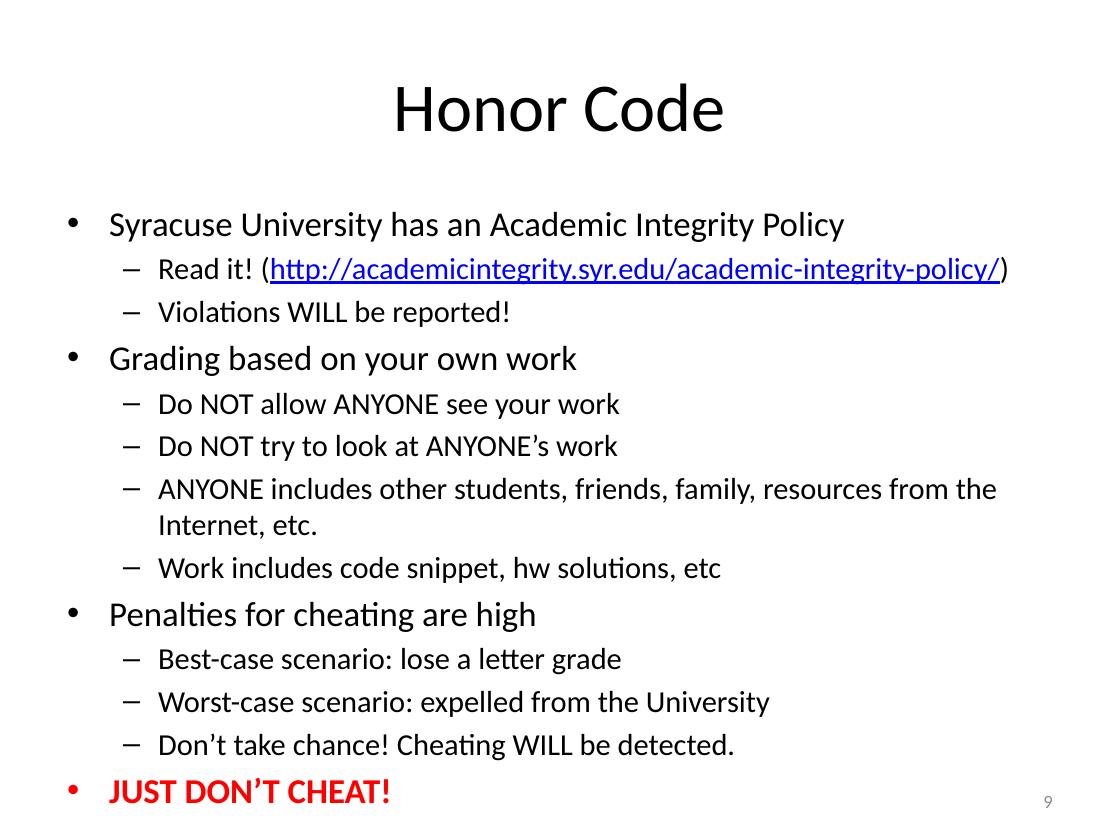
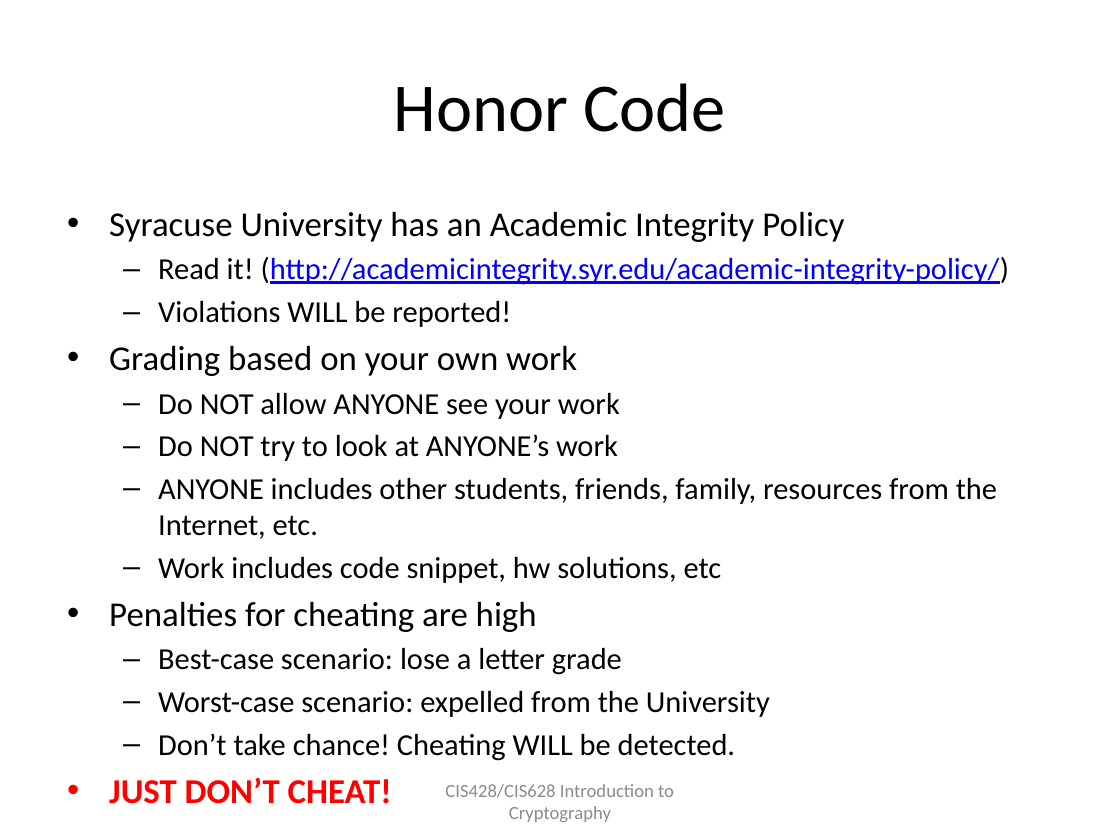
Before and after one commit to tristartom/tristartom.github.io, a slide deck: slide 8 of teaching/19f-cis428/Class-00.pptx (slide 9 before the commit). Drawn at 1120x840 pixels with LibreOffice and Linux fonts; fonts in the diff are those of the drawing. Boxes give left, top, right and bottom in pixels: in the first picture for what was removed or moved away, otherwise in the second. Text is boxed around its words. In the diff, an @@ line names an element or a change of style, - is before the commit and + after.

```diff
--- a/teaching/19f-cis428/Class-00.pptx
+++ b/teaching/19f-cis428/Class-00.pptx
@@ text added at <box>445,784,674,822</box>, 12 pt, text #8C8C8C @@
+CIS428/CIS628 Introduction to Cryptography
@@ page number removed at <box>1043,796,1052,808</box> @@
-9
```
Also in this commit, not shown: 7 other slides changed, 2 slides removed, 3 other files.
